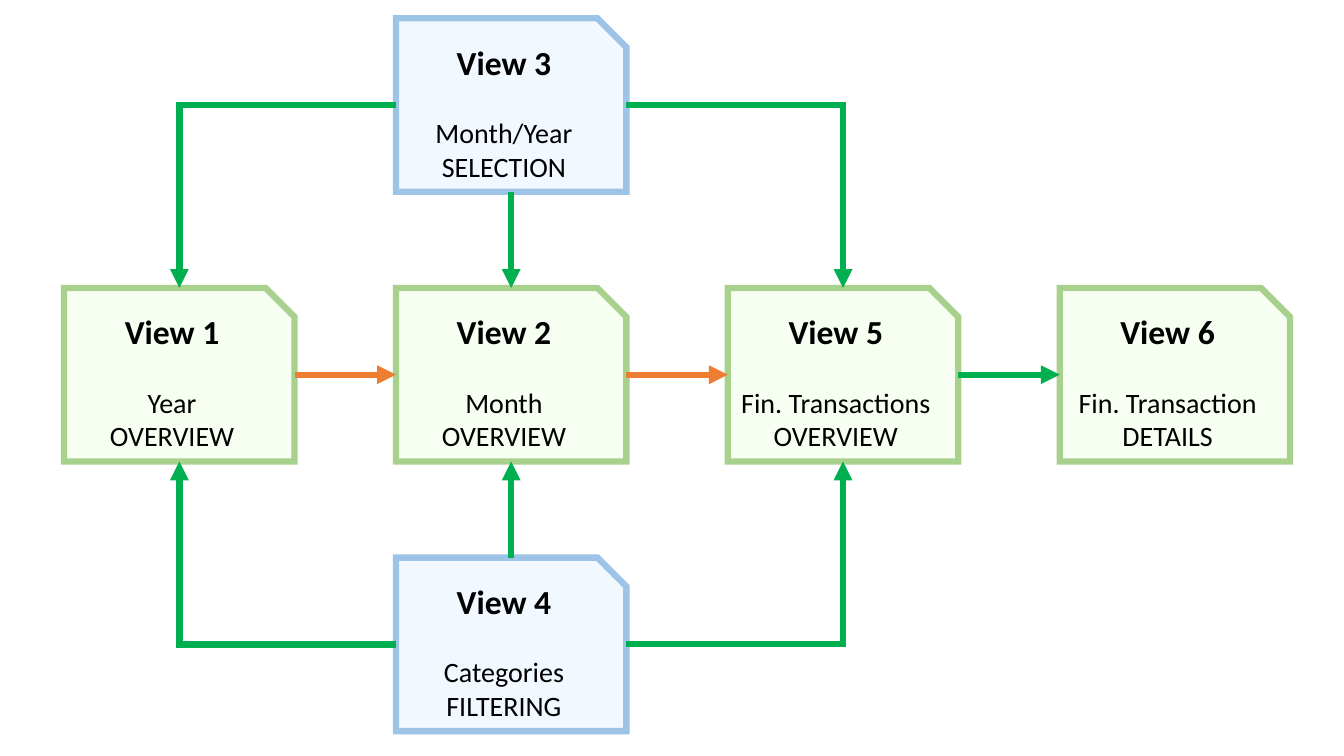
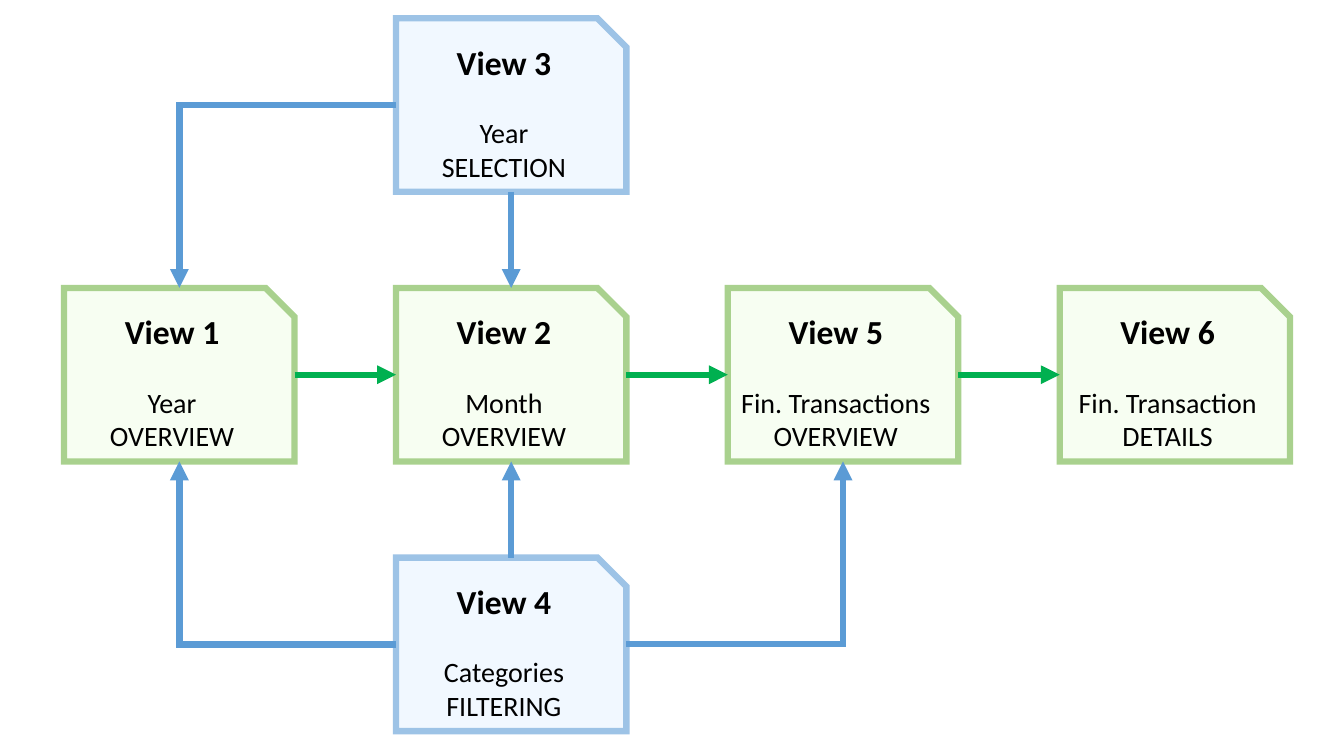
Before and after one commit to klingo/fhnw-mt-vr, a slide deck: slide 1 of 03_Figures/07_Suggestion/NavigationMap.pptx. Drawn at 1344x756 pixels with LibreOffice and Linux fonts; fonts in the diff are those of the drawing. Boxes give left, top, right and bottom in pixels: in the first picture for what was removed or moved away, otherwise in the second. Text is boxed around its words. In the diff, an @@ line names an element or a change of style, - is before the commit and + after.

```diff
--- a/03_Figures/07_Suggestion/NavigationMap.pptx
+++ b/03_Figures/07_Suggestion/NavigationMap.pptx
@@ elbow arrow (396, 105) - (179, 288): stroke #00B050 4.5 pt to #5B9BD5 4.5 pt @@
@@ elbow arrow removed from (626, 105) to (843, 288) @@
@@ text in snip rect at box(442, 125, 566, 178): text changed @@
-Month/Year
-SELECTION
+Year
+SELECTION
@@ arrow (511, 192) - (511, 288): stroke #00B050 4.5 pt to #5B9BD5 4.5 pt @@
@@ arrow (294, 375) - (396, 375): stroke #ED7D31 4.5 pt to #00B050 4.5 pt @@
@@ arrow (626, 375) - (728, 375): stroke #ED7D31 4.5 pt to #00B050 4.5 pt @@
@@ elbow arrow (396, 644) - (179, 462): stroke #00B050 4.5 pt to #5B9BD5 4.5 pt @@
@@ arrow (511, 558) - (511, 462): stroke #00B050 4.5 pt to #5B9BD5 4.5 pt @@
@@ elbow arrow (626, 644) - (843, 462): stroke #00B050 4.5 pt to #5B9BD5 4.5 pt @@
```
Also in this commit, not shown: 1 other slide changed, 13 other files.
